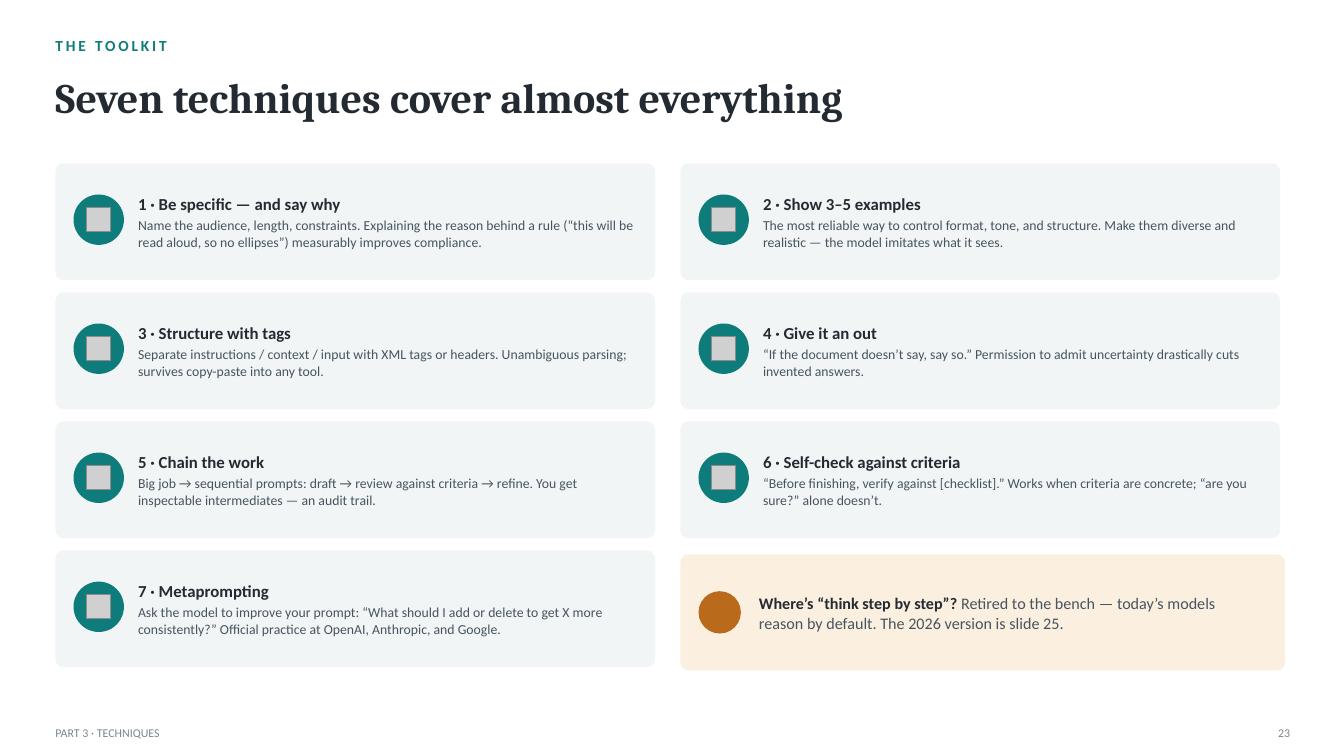
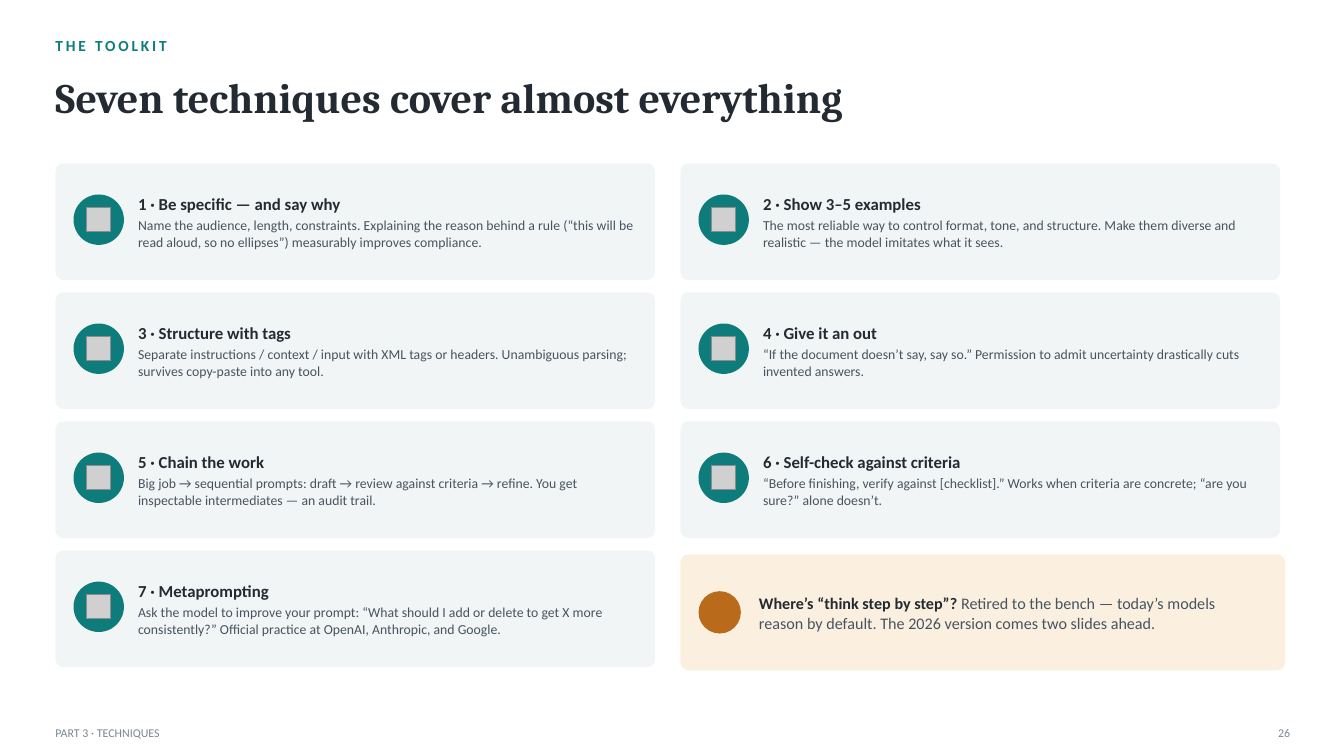
Before and after one commit to naviero1/Claude-Works, a slide deck: slide 26 of ai-training-prompt-engineering/deliverables/From_Prompts_to_Agents_Training.pptx (slide 23 before the commit). Drawn at 1344x756 pixels with LibreOffice and Linux fonts; fonts in the diff are those of the drawing; grey boxes stand for pictures; background and template pictures are left out. Boxes give left, top, right and bottom in pixels: in the first picture for what was removed or moved away, otherwise in the second. Text is boxed around its words. In the diff, an @@ line names an element or a change of style, - is before the commit and + after.

```diff
--- a/ai-training-prompt-engineering/deliverables/From_Prompts_to_Agents_Training.pptx
+++ b/ai-training-prompt-engineering/deliverables/From_Prompts_to_Agents_Training.pptx
@@ text at [759, 597, 1215, 632]: text changed @@
-Where’s “think step by step”? Retired to the bench — today’s models reason by default. The 2026 version is slide 25.
+Where’s “think step by step”? Retired to the bench — today’s models reason by default. The 2026 version comes two slides ahead.
@@ text at [1278, 729, 1290, 737]: text changed @@
-23
+26
```
Also in this commit, not shown: 36 other slides changed, 12 slides added, 5 slides removed, 13 other files.
